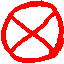
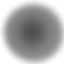
Layers edited between the first and the second 64 x 64 image:
added layer "Taso" above "Taustaväri" over [0, 0, 64, 64]
hid "Taustaväri" over [1, 0, 64, 63]
